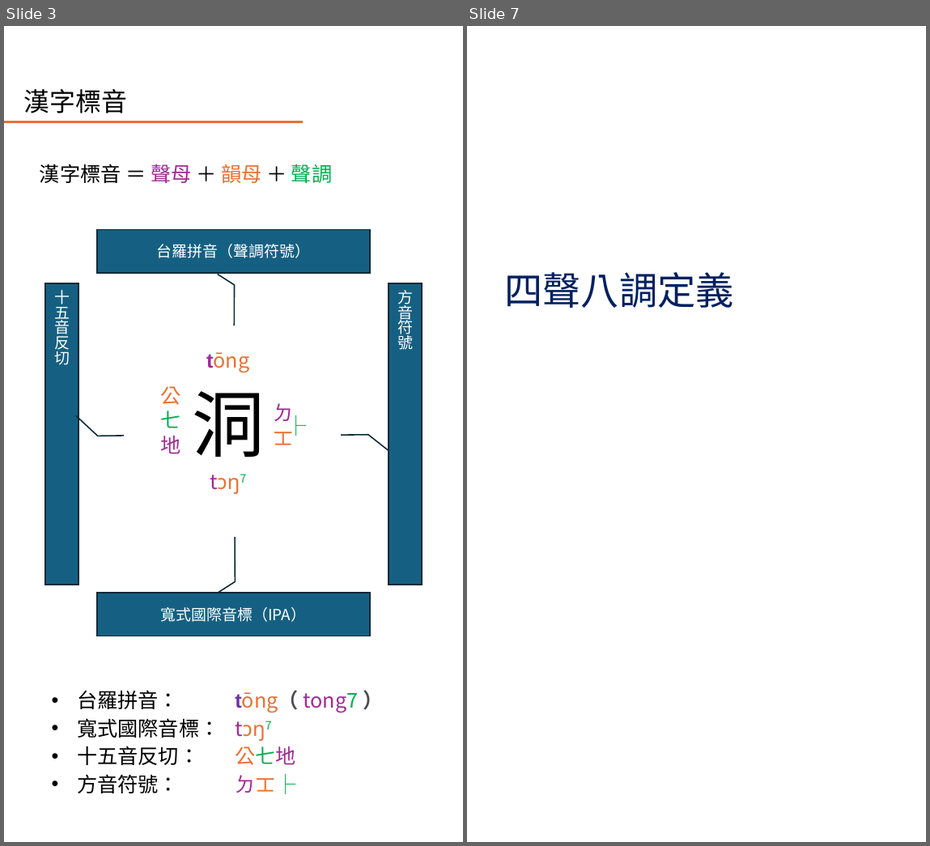
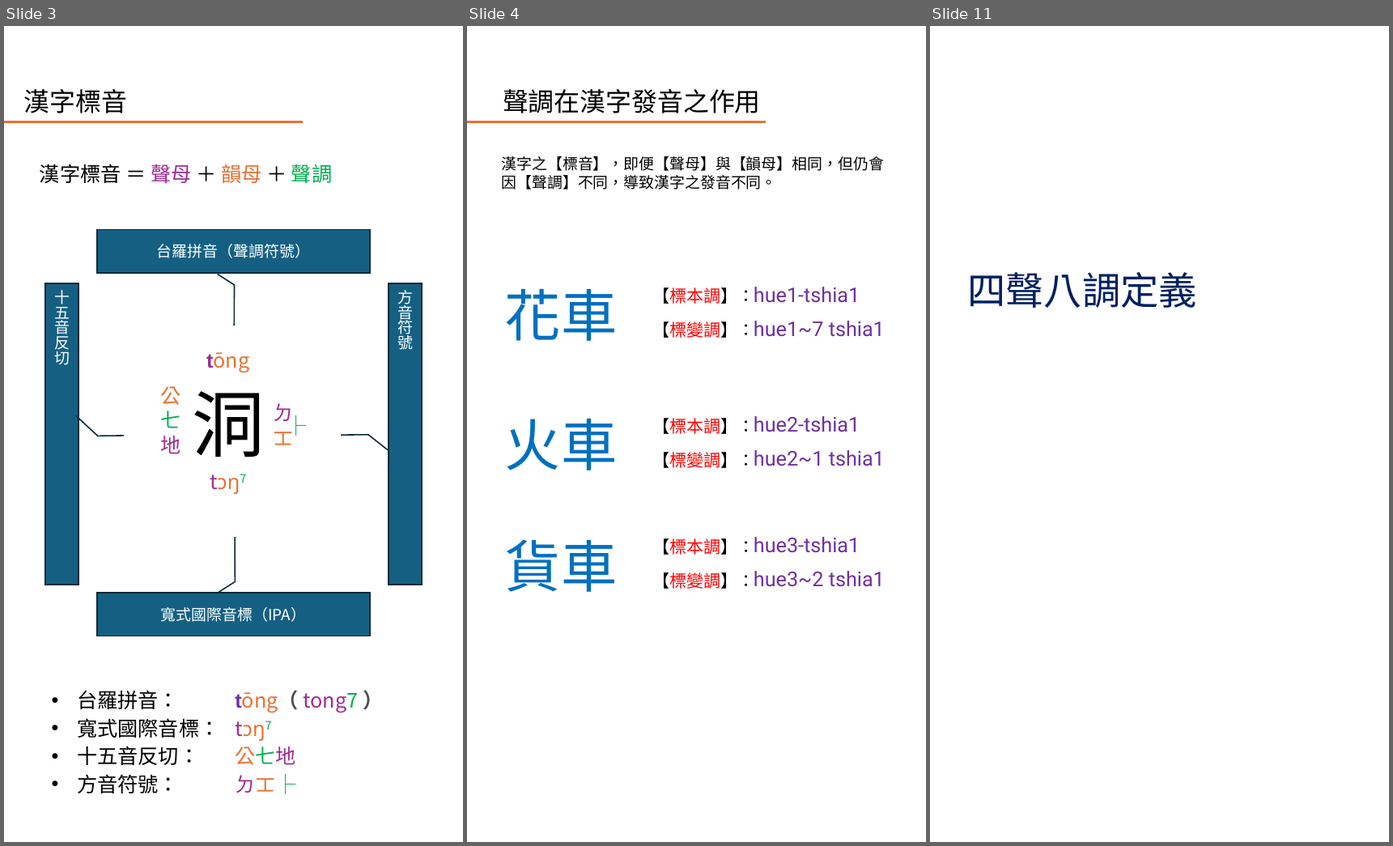
Before and after one commit to AlanJui/Piau-Im, a slide deck: Documents/十五音教材/閩南語之四聲八調與變調規則.pptx. Shown side by side, each under a label of ours: slides 3 and 7 before the commit, slides 3, 4 and 11 after it; the slides between them are not shown. The pictures are 930x846 and 1393x846 pixels, drawn with LibreOffice and Linux fonts; fonts in the diff are those of the drawing. Boxes give left, top, right and bottom in pixels: in the first picture for what was removed or moved away, otherwise in the second. Text is boxed around its words. In the diff, an @@ line names an element or a change of style, - is before the commit and + after.

```diff
--- a/Documents/十五音教材/閩南語之四聲八調與變調規則.pptx
+++ b/Documents/十五音教材/閩南語之四聲八調與變調規則.pptx
@@ slide 4 added at [467, 26, 926, 842], background #FFFFFF; not listed: 1 template element that a slide beside it also shows @@
@@ title added at [503, 89, 761, 113], 30.4 pt, text #000000 @@
+聲調在漢字發音之作用
@@ text added at [502, 156, 884, 190], 18 pt, text #000000 @@
+漢字之【標音】，即便【聲母】與【韻母】相同，但仍會因【聲調】不同，導致漢字之發音不同。
@@ text added at [505, 288, 618, 341], 66 pt, text #0070C0 @@
+花車
@@ text added at [652, 288, 755, 304], 20 pt, text #000000 @@
+【標本調】：
@@ text added at [754, 287, 860, 303], 24 pt, text #7030A0 @@
+hue1-tshia1
@@ text added at [652, 322, 755, 338], 20 pt, text #000000 @@
+【標變調】：
@@ text added at [754, 321, 885, 337], 24 pt, text #7030A0 @@
+hue1~7 tshia1
@@ text added at [505, 419, 618, 471], 66 pt, text #0070C0 @@
+火車
@@ text added at [652, 418, 755, 434], 20 pt, text #000000 @@
+【標本調】：
@@ text added at [754, 416, 860, 433], 24 pt, text #7030A0 @@
+hue2-tshia1
@@ text added at [652, 452, 755, 468], 20 pt, text #000000 @@
+【標變調】：
@@ text added at [754, 450, 885, 467], 24 pt, text #7030A0 @@
+hue2~1 tshia1
@@ text added at [505, 540, 618, 592], 66 pt, text #0070C0 @@
+貨車
@@ text added at [652, 539, 755, 555], 20 pt, text #000000 @@
+【標本調】：
@@ text added at [754, 537, 860, 553], 24 pt, text #7030A0 @@
+hue3-tshia1
@@ text added at [652, 573, 755, 589], 20 pt, text #000000 @@
+【標變調】：
@@ text added at [754, 571, 885, 587], 24 pt, text #7030A0 @@
+hue3~2 tshia1
@@ what was slide 7 is now slide 11 @@
```
Also in this commit, not shown: 4 slides changed, 5 other slides added, 27 other files.
